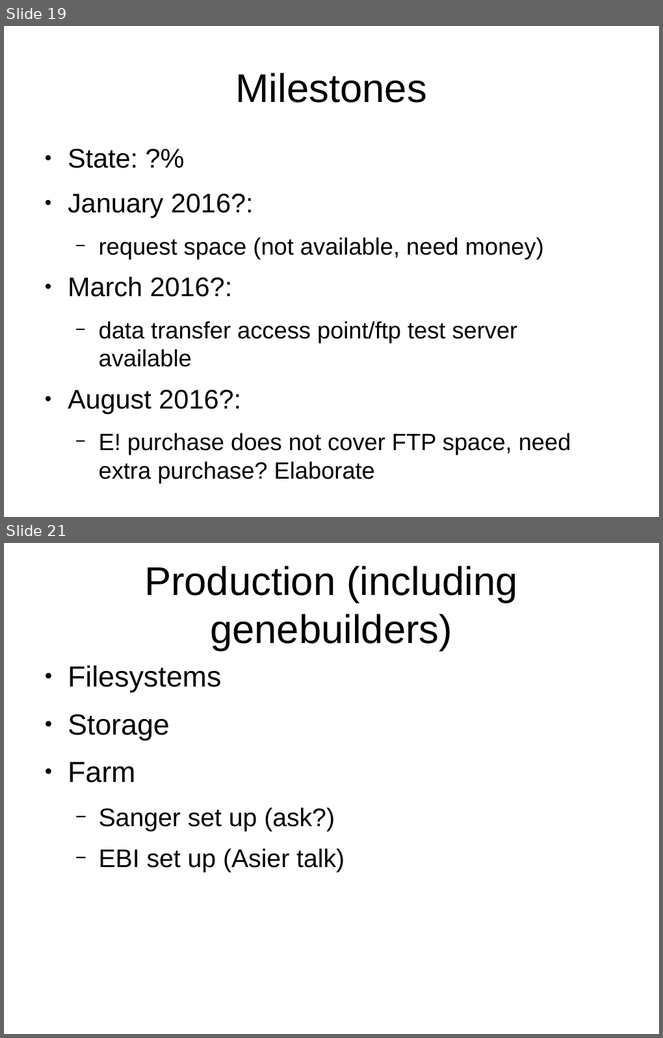
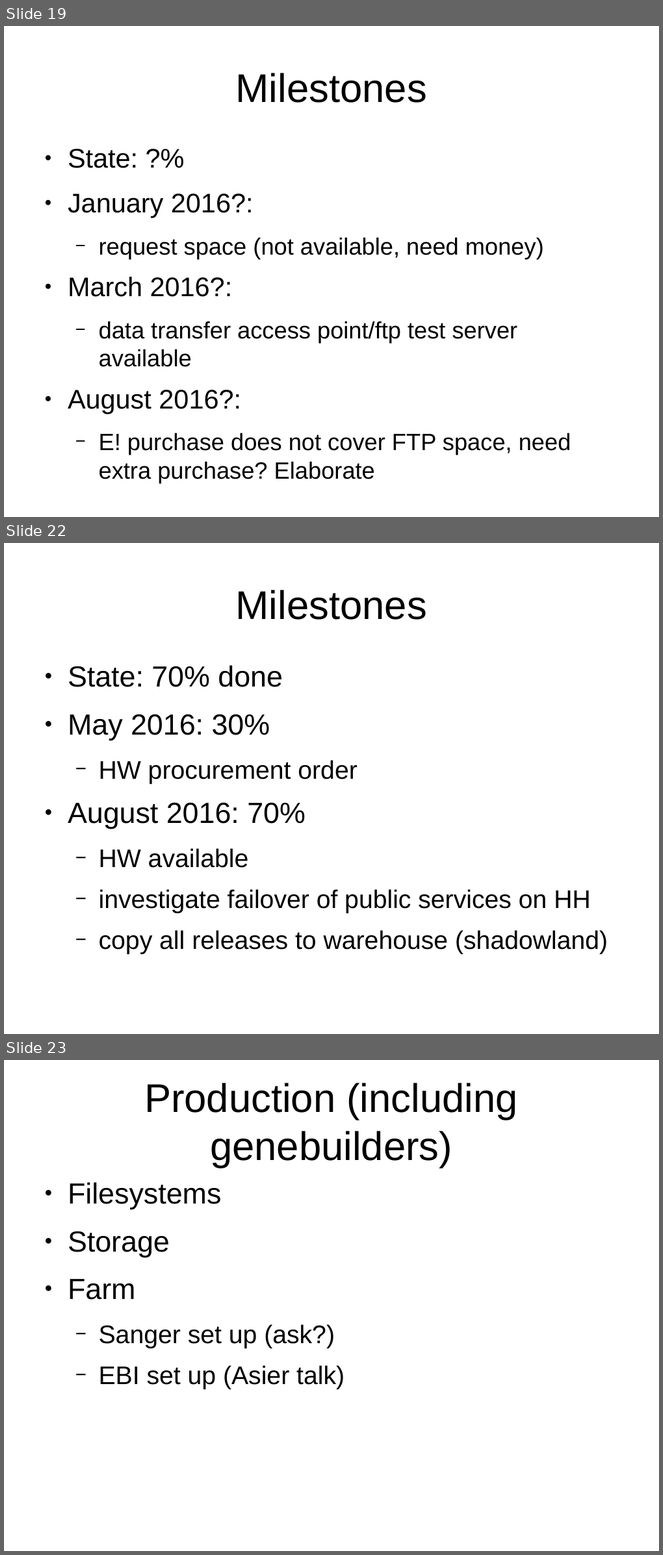
Before and after one commit to avullo/ensembl-migration-pm, a slide deck: data-review-10-16/talk.odp. Shown one above the other, each under a label of ours: slides 19 and 21 before the commit, slides 19, 22 and 23 after it; the slides between them are not shown. The pictures are 663x1038 and 663x1555 pixels, drawn with LibreOffice and Linux fonts; fonts in the diff are those of the drawing; background and template pictures are left out. Boxes give left, top, right and bottom in pixels: in the first picture for what was removed or moved away, otherwise in the second. Text is boxed around its words. In the diff, an @@ line names an element or a change of style, - is before the commit and + after.

Commit message:
Worked on Public MySQL section.

```diff
--- a/data-review-10-16/talk.odp
+++ b/data-review-10-16/talk.odp
@@ slide 22 added at bbox=[4, 543, 659, 1034], background #FFFFFF @@
@@ title added at bbox=[236, 590, 427, 620], 44 pt, text #000000 @@
+Milestones
@@ text added at bbox=[68, 665, 608, 954], 28 pt, text #000000 @@
+● State: 70% done
+● May 2016: 30%
+  − HW procurement order
+● August 2016: 70%
+  − HW available
+  − investigate failover of public services on HH
+  − copy all releases to warehouse (shadowland)
@@ what was slide 21 is now slide 23 @@
```
Also in this commit, not shown: 2 other slides added.
